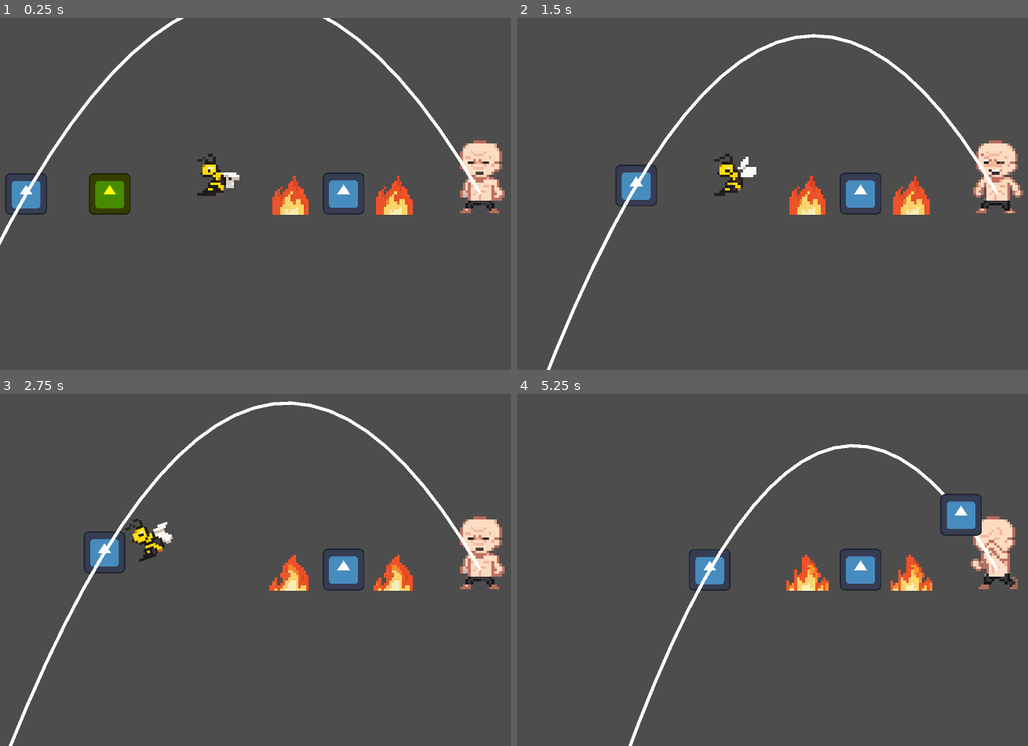
Above: before the commit, frames 1-4 (two rows, left to right).
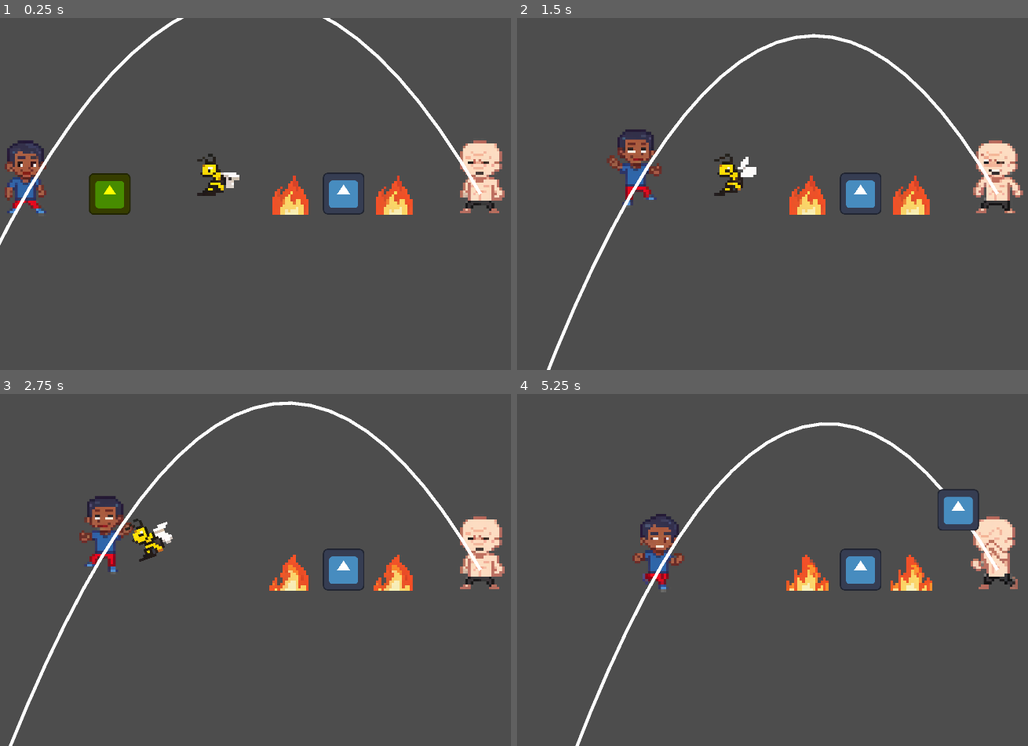
Above: after the commit, the same moments.

Repository: codenergy-dev/maricagamesjam2025_codenergy
Game: Godot game, scene res://scenes/game.tscn
The game is run twice, just before and just after one commit, with the same random seed, the same clock (stepped at 60 frames per second) and the same inputs. The engine's default icon, where the game draws it, is replaced by a stand-in: a white triangle on a blue panel in a dark square.
Inputs:
- Up to frame 1 (0.25 s): no input
- Up to frame 2 (1.5 s): tap Enter (ui_accept) at 0.5, 0.6, 0.77, 1.07, 1.35 s; hold Right (ui_right) from 0.53 s (still down)
- Up to frame 3 (2.75 s): tap Enter (ui_accept) at 1.52, 1.82, 2.1 s; release Right (ui_right) at 2.03 s; hold Left (ui_left) from 2.03 s (still down)
- Up to frame 4 (5.25 s): release Left (ui_left) at 2.78 s; hold Right (ui_right) 2.78-4.28 s; tap Enter (ui_accept) at 2.85, 3.02, 3.32, 3.6, 3.77, 4.07, 4.35, 4.52, 4.82, 5.1 s; hold Left (ui_left) 4.28-5.03 s; hold Right (ui_right) from 5.03 s (still down)

The runs differ from the first frame. In frame 1, 1.2% of the frame differs, in the area x 0-10%, y 34-56%; in frame 2, 1.3%; in frame 3, 1.3%; in frame 4, 4.3%, in the area x 11-95%, y 8-100%.

Commit message:
Add player animation

Diff:
--- a/godot/scenes/player.tscn
+++ b/godot/scenes/player.tscn
@@ -1,30 +1,114 @@
-[gd_scene load_steps=7 format=3 uid="uid://ex2bnscbk8kg"]
+[gd_scene load_steps=16 format=3 uid="uid://ex2bnscbk8kg"]
 
 [ext_resource type="Script" uid="uid://dea0wajfas0un" path="res://scripts/player.gd" id="1_g2els"]
-[ext_resource type="Texture2D" uid="uid://bsaus5f18qvh1" path="res://icon.svg" id="2_qhqgy"]
+[ext_resource type="Texture2D" uid="uid://c0cjcpaf6p3vs" path="res://assets/sprites/mumbuquinha.png" id="2_dqkch"]
 [ext_resource type="Script" uid="uid://bhdbrw1qsvv3e" path="res://scripts/knockback.gd" id="3_qhqgy"]
 [ext_resource type="Script" uid="uid://cn4odp2t3xvpf" path="res://scripts/flash.gd" id="4_dqkch"]
+
+[sub_resource type="AtlasTexture" id="AtlasTexture_qlg0r"]
+atlas = ExtResource("2_dqkch")
+region = Rect2(408, 0, 204, 256)
+
+[sub_resource type="AtlasTexture" id="AtlasTexture_tuyoq"]
+atlas = ExtResource("2_dqkch")
+region = Rect2(612, 0, 204, 256)
+
+[sub_resource type="AtlasTexture" id="AtlasTexture_dqkch"]
+atlas = ExtResource("2_dqkch")
+region = Rect2(816, 0, 204, 256)
+
+[sub_resource type="AtlasTexture" id="AtlasTexture_d2wvv"]
+atlas = ExtResource("2_dqkch")
+region = Rect2(612, 512, 204, 256)
+
+[sub_resource type="AtlasTexture" id="AtlasTexture_fjrip"]
+atlas = ExtResource("2_dqkch")
+region = Rect2(0, 512, 204, 256)
+
+[sub_resource type="AtlasTexture" id="AtlasTexture_smehm"]
+atlas = ExtResource("2_dqkch")
+region = Rect2(204, 512, 204, 256)
+
+[sub_resource type="AtlasTexture" id="AtlasTexture_ur7pv"]
+atlas = ExtResource("2_dqkch")
+region = Rect2(408, 512, 204, 256)
+
+[sub_resource type="AtlasTexture" id="AtlasTexture_y4r1p"]
+atlas = ExtResource("2_dqkch")
+region = Rect2(204, 512, 204, 256)
+
+[sub_resource type="SpriteFrames" id="SpriteFrames_d2wvv"]
+animations = [{
+"frames": [{
+"duration": 2.0,
+"texture": SubResource("AtlasTexture_qlg0r")
+}, {
+"duration": 2.0,
+"texture": SubResource("AtlasTexture_tuyoq")
+}],
+"loop": true,
+"name": &"idle",
+"speed": 5.0
+}, {
+"frames": [{
+"duration": 1.0,
+"texture": SubResource("AtlasTexture_dqkch")
+}],
+"loop": true,
+"name": &"jump",
+"speed": 5.0
+}, {
+"frames": [{
+"duration": 1.0,
+"texture": SubResource("AtlasTexture_d2wvv")
+}],
+"loop": true,
+"name": &"knockback",
+"speed": 5.0
+}, {
+"frames": [{
+"duration": 1.0,
+"texture": SubResource("AtlasTexture_fjrip")
+}, {
+"duration": 1.0,
+"texture": SubResource("AtlasTexture_smehm")
+}, {
+"duration": 1.0,
+"texture": SubResource("AtlasTexture_ur7pv")
+}, {
+"duration": 1.0,
+"texture": SubResource("AtlasTexture_y4r1p")
+}],
+"loop": true,
+"name": &"walk",
+"speed": 5.0
+}]
 
 [sub_resource type="CircleShape2D" id="CircleShape2D_dqkch"]
 radius = 63.0
 
-[sub_resource type="CircleShape2D" id="CircleShape2D_qlg0r"]
-radius = 71.007
+[sub_resource type="CapsuleShape2D" id="CapsuleShape2D_dqkch"]
+radius = 69.0
+height = 240.0
 
 [node name="Player" type="CharacterBody2D" groups=["player"]]
 collision_layer = 2
 collision_mask = 41
 script = ExtResource("1_g2els")
 
-[node name="Sprite2D" type="Sprite2D" parent="."]
-texture = ExtResource("2_qhqgy")
+[node name="AnimatedSprite2D" type="AnimatedSprite2D" parent="."]
+position = Vector2(0, -60)
+sprite_frames = SubResource("SpriteFrames_d2wvv")
+animation = &"idle"
+autoplay = "idle"
+flip_h = true
 
 [node name="CollisionShape2D" type="CollisionShape2D" parent="."]
 shape = SubResource("CircleShape2D_dqkch")
 
 [node name="Flash" type="Node2D" parent="." node_paths=PackedStringArray("target_node")]
 script = ExtResource("4_dqkch")
-target_node = NodePath("../Sprite2D")
+target_node = NodePath("../AnimatedSprite2D")
 flash_color = Color(1, 0, 0, 1)
 flash_frequency = 4.0
 
@@ -34,7 +118,8 @@
 script = ExtResource("3_qhqgy")
 
 [node name="CollisionShape2D" type="CollisionShape2D" parent="Knockback"]
-shape = SubResource("CircleShape2D_qlg0r")
+position = Vector2(0, -51)
+shape = SubResource("CapsuleShape2D_dqkch")
 
 [connection signal="area_entered" from="Knockback" to="." method="_on_knockback_area_entered"]
 [connection signal="body_entered" from="Knockback" to="." method="_on_knockback_body_entered"]
--- a/godot/scripts/player.gd
+++ b/godot/scripts/player.gd
@@ -2,6 +2,7 @@
 
 signal action_taken(action_details)
 
+@onready var animated_sprite = $AnimatedSprite2D
 @onready var knockback = $Knockback
 @onready var flash = $Flash
 
@@ -12,11 +13,14 @@
 	# Add the gravity.
 	if not is_on_floor():
 		velocity += get_gravity() * delta
+		if animated_sprite.animation != "knockback":
+			animated_sprite.play("jump")
 
 	# Handle jump.
 	if knockback.is_zero() and Input.is_action_just_pressed("ui_accept") and is_on_floor():
 		velocity.y = JUMP_VELOCITY
 		action_taken.emit({"type": "jump"})
+		animated_sprite.play("jump")
 
 	# Get the input direction and handle the movement/deceleration.
 	# As good practice, you should replace UI actions with custom gameplay actions.
@@ -24,10 +28,15 @@
 	if knockback.is_zero() and direction:
 		velocity.x = direction * SPEED
 		action_taken.emit({"type": "move", "direction": direction})
+		animated_sprite.flip_h = direction > 0
+		if is_on_floor():
+			animated_sprite.play("walk")
 	elif knockback.is_zero():
 		if velocity.x != 0:
 			action_taken.emit({"type": "move", "direction": 0})
 		velocity.x = move_toward(velocity.x, 0, SPEED)
+		if is_on_floor():
+			animated_sprite.play("idle")
 
 	velocity += knockback.knockback
 
@@ -45,6 +54,7 @@
 		# Dizemos ao nosso componente para aplicar o knockback.
 		knockback.apply_knockback(knockback_direction)
 		flash.start_flash()
+		animated_sprite.play("knockback")
 
 func _on_knockback_area_entered(area: Area2D) -> void:
 	if area.is_in_group("hitbox"):
@@ -58,3 +68,4 @@
 		# Dizemos ao nosso componente para aplicar o knockback.
 		knockback.apply_knockback(knockback_direction)
 		flash.start_flash()
+		animated_sprite.play("knockback")
Binary file added: godot/assets/sprites/mumbuquinha.png
Not shown, added: godot/assets/sprites/mumbuquinha.png.import
